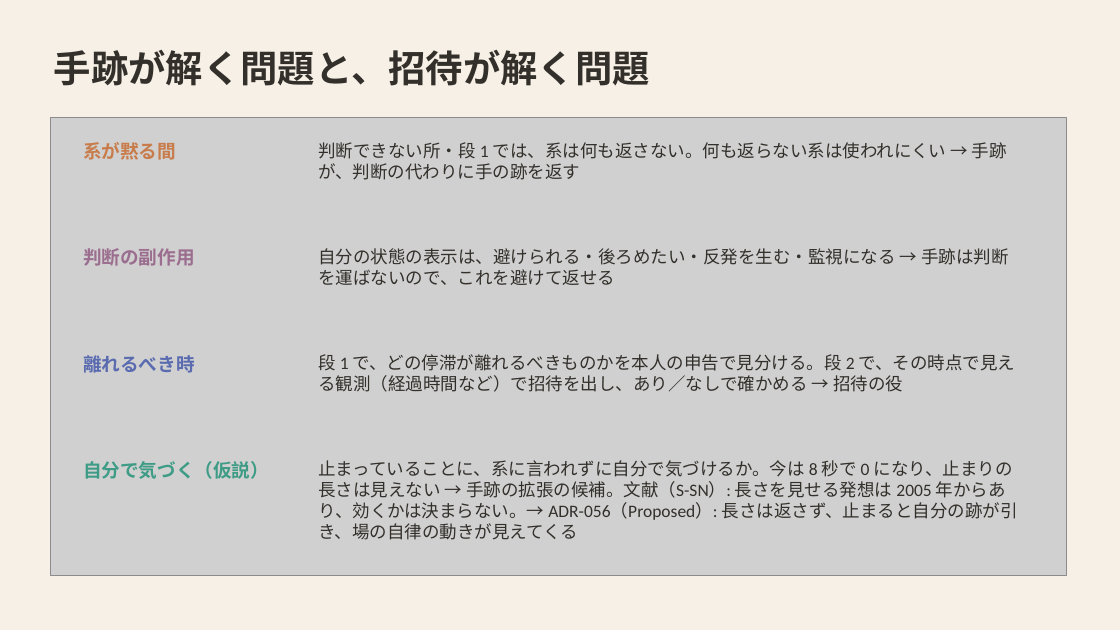
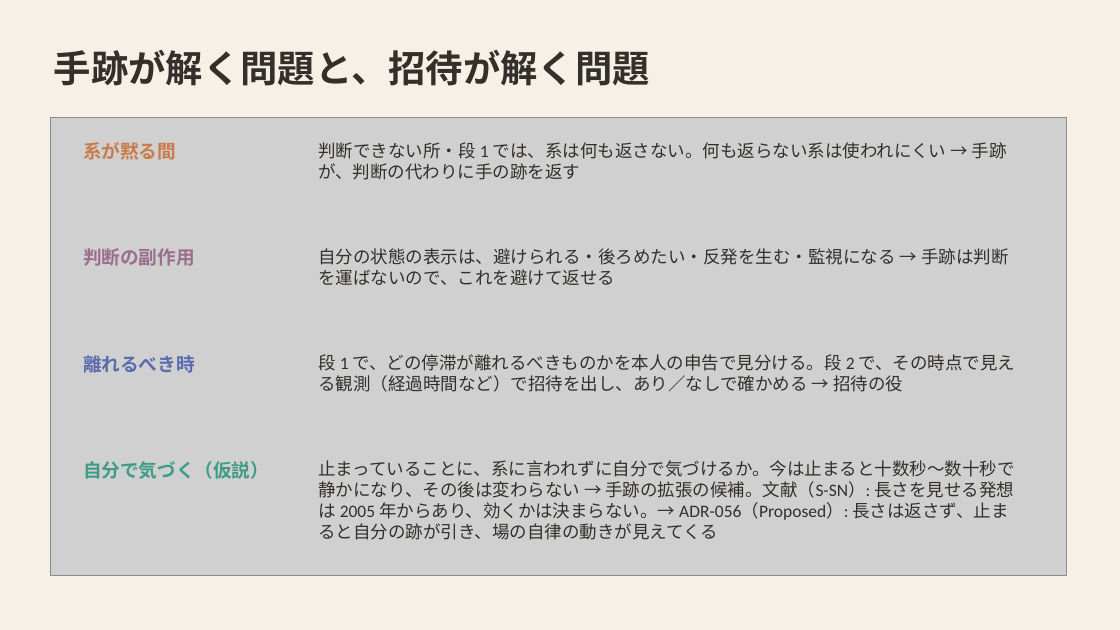
Before and after one commit to mikotomiura/GSE-prototype, a slide deck: slide 6 of docs/slides/project-overview/GSE_handmark_design.pptx. Drawn at 1120x630 pixels with LibreOffice and Linux fonts; fonts in the diff are those of the drawing; grey boxes stand for pictures. Boxes give left, top, right and bottom in pixels: in the first picture for what was removed or moved away, otherwise in the second. Text is boxed around its words. In the diff, an @@ line names an element or a change of style, - is before the commit and + after.

```diff
--- a/docs/slides/project-overview/GSE_handmark_design.pptx
+++ b/docs/slides/project-overview/GSE_handmark_design.pptx
@@ text at [318,460,1015,540]: text changed @@
-止まっていることに、系に言われずに自分で気づけるか。今は 8 秒で 0 になり、止まりの長さは見えない → 手跡の拡張の候補。文献（S-SN）: 長さを見せる発想は 2005 年からあり、効くかは決まらない。→ ADR-056（Proposed）: 長さは返さず、止まると自分の跡が引き、場の自律の動きが見えてくる
+止まっていることに、系に言われずに自分で気づけるか。今は止まると十数秒〜数十秒で静かになり、その後は変わらない → 手跡の拡張の候補。文献（S-SN）: 長さを見せる発想は 2005 年からあり、効くかは決まらない。→ ADR-056（Proposed）: 長さは返さず、止まると自分の跡が引き、場の自律の動きが見えてくる
```
Also in this commit, not shown: 6 other files.
